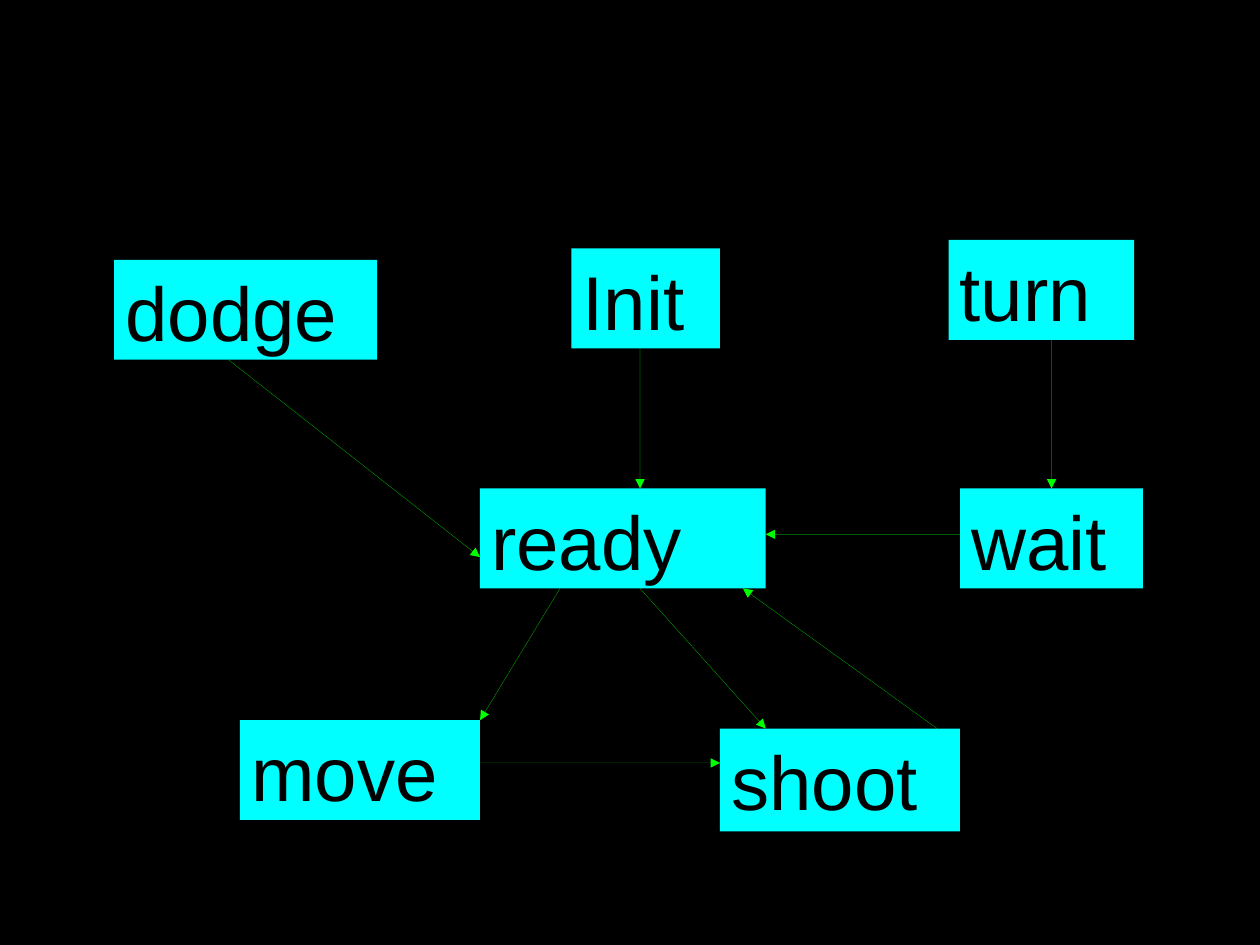
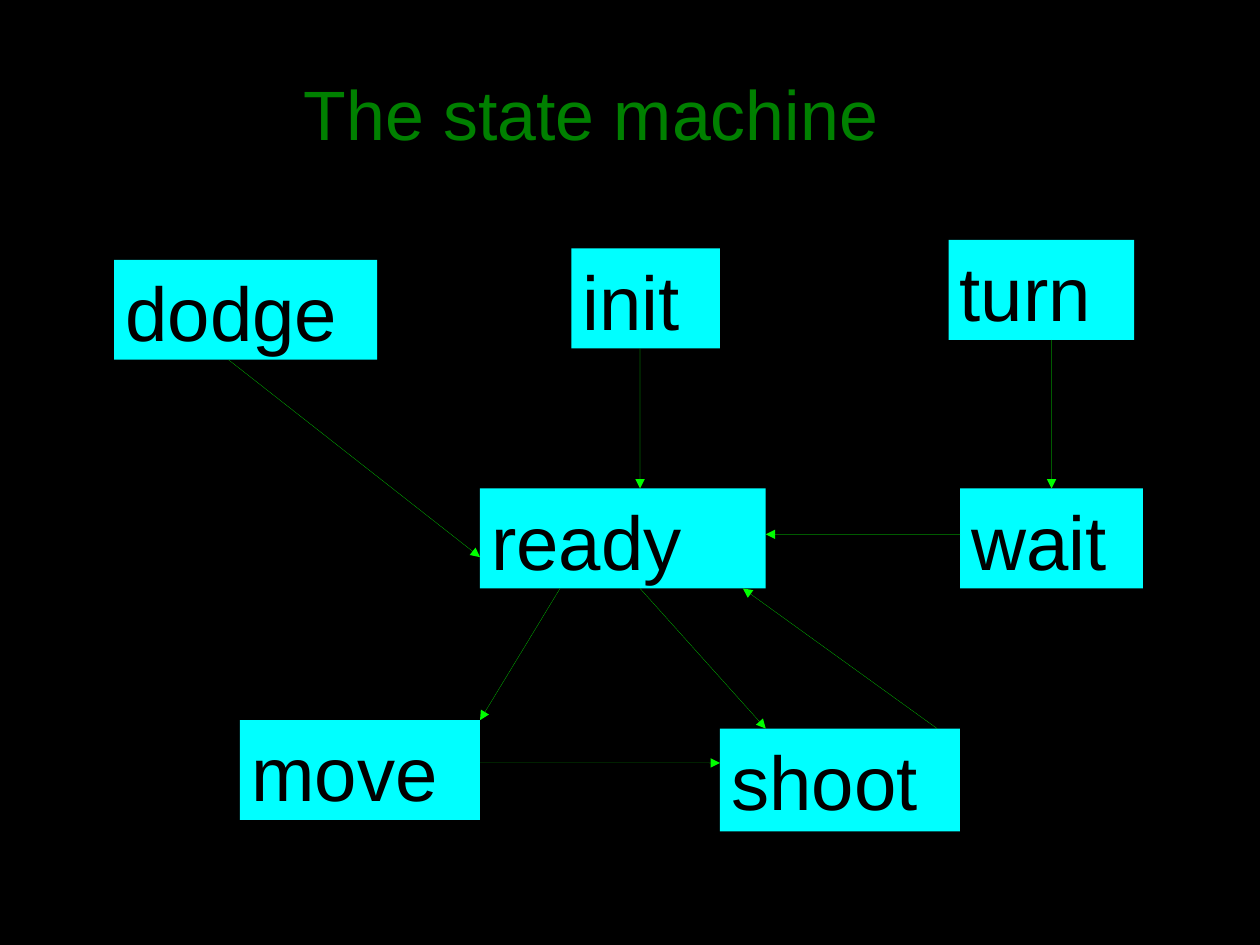
Before and after one commit to jakkdl/TDDD63-XPilot-AI, a slide deck: slide 4 of presentation.odp (slide 3 before the commit). Drawn at 1260x945 pixels with LibreOffice and Linux fonts; fonts in the diff are those of the drawing. Boxes give left, top, right and bottom in pixels: in the first picture for what was removed or moved away, otherwise in the second. Text is boxed around its words. In the diff, an @@ line names an element or a change of style, - is before the commit and + after.

```diff
--- a/presentation.odp
+++ b/presentation.odp
@@ text added at (304,89,878,141), 44 pt, text #008000 @@
+The state machine
@@ text in rectangle at (583,274,680,331): text changed @@
-Init
+init
```
Also in this commit, not shown: 1 other slide changed, 3 slides added, 2 slides removed.
